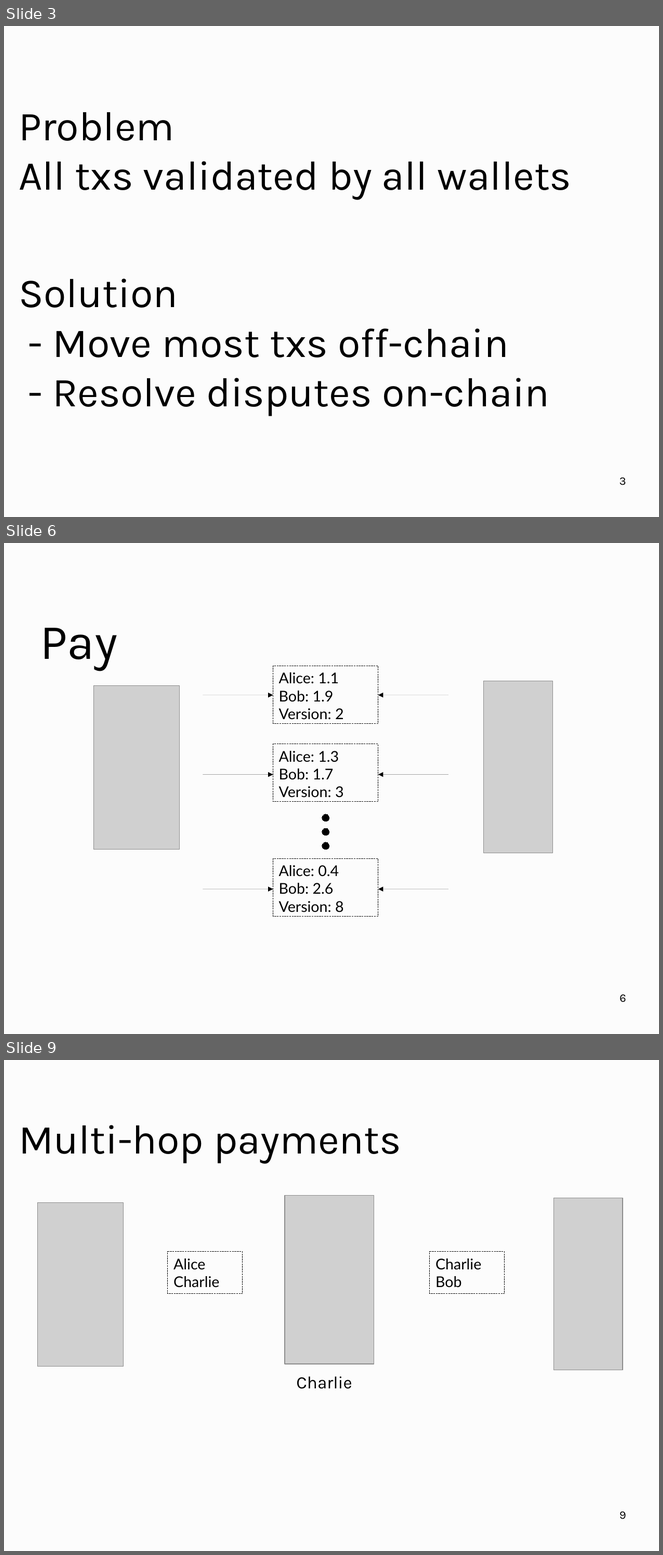
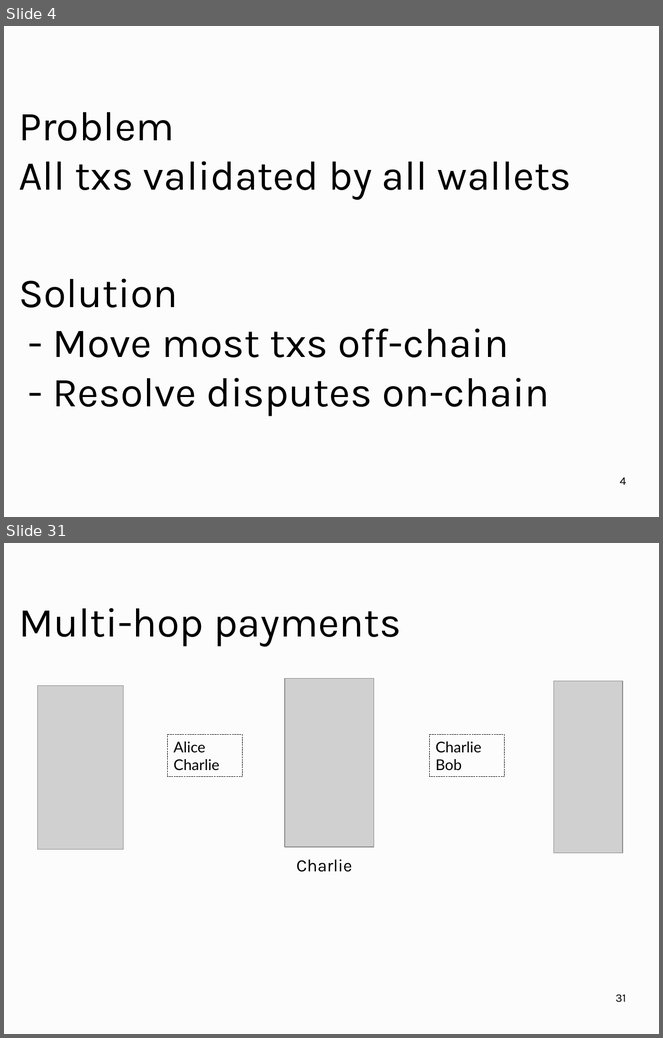
Before and after one commit to OrfeasLitos/PaymentChannels, a slide deck: ln-slides/slides.odp. Shown one above the other, each under a label of ours: slides 3, 6 and 9 before the commit, slides 4 and 31 after it; the slides between them are not shown. The pictures are 663x1555 and 663x1038 pixels, drawn with LibreOffice and Linux fonts; fonts in the diff are those of the drawing; grey boxes stand for pictures. Boxes give left, top, right and bottom in pixels: in the first picture for what was removed or moved away, otherwise in the second. Text is boxed around its words. In the diff, an @@ line names an element or a change of style, - is before the commit and + after.

```diff
--- a/ln-slides/slides.odp
+++ b/ln-slides/slides.odp
@@ slide 6 removed at <box>4,543,659,1034</box>, background #FCFCFC @@
@@ title removed at <box>40,628,117,670</box> @@
-Pay
@@ rectangle removed at <box>273,666,378,724</box> @@
-Alice: 1.1
-Bob: 1.9
-Version: 2
@@ picture removed at <box>484,681,553,853</box> @@
@@ picture removed at <box>94,685,179,850</box> @@
@@ arrow removed from (203, 695) to (273, 695) @@
@@ arrow removed from (449, 695) to (378, 695) @@
@@ rectangle removed at <box>273,745,378,802</box> @@
-Alice: 1.3
-Bob: 1.7
-Version: 3
@@ arrow removed from (203, 775) to (273, 775) @@
@@ arrow removed from (449, 775) to (378, 775) @@
@@ ellipse removed at <box>322,815,329,822</box> @@
@@ ellipse removed at <box>322,828,329,836</box> @@
@@ ellipse removed at <box>322,843,329,850</box> @@
@@ rectangle removed at <box>273,859,378,916</box> @@
-Alice: 0.4
-Bob: 2.6
-Version: 8
@@ arrow removed from (203, 890) to (273, 890) @@
@@ arrow removed from (449, 890) to (378, 890) @@
@@ page number removed at <box>620,995,626,1003</box> @@
-6
@@ what was slide 3 is now slide 4 @@
@@ page number at <box>620,478,626,485</box>: text changed @@
-3
+4
@@ what was slide 9 is now slide 31 @@
@@ page number at <box>616,994,626,1003</box>: text changed @@
-9
+31
```
Also in this commit, not shown: 2 slides changed, 28 slides added, 4 other slides removed, 1 other file.
